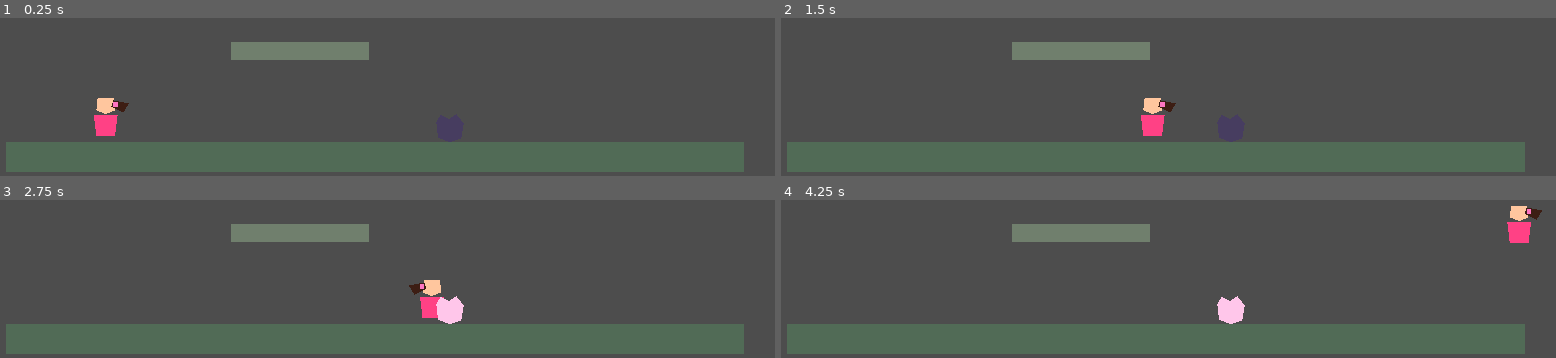
Above: before the commit, frames 1-4 (two rows, left to right).
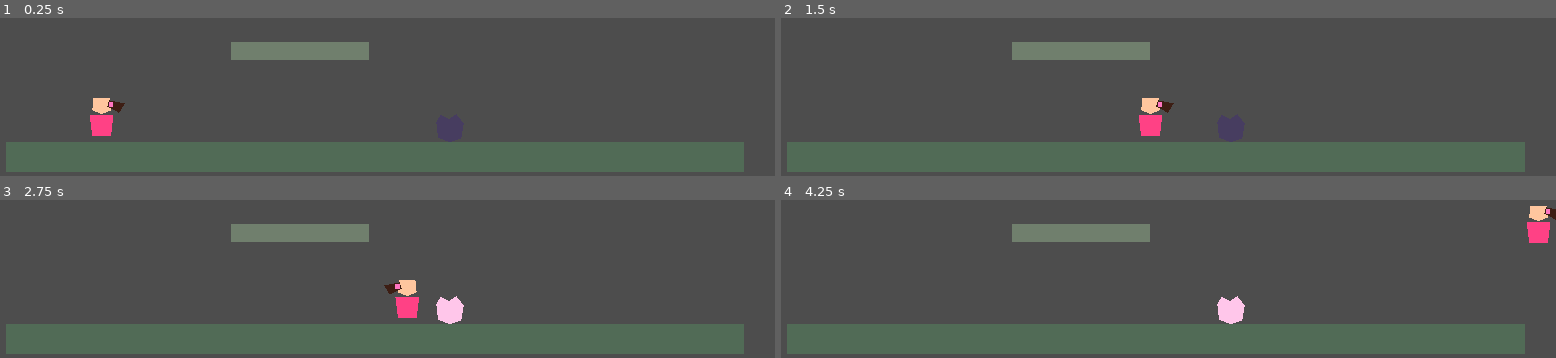
Above: after the commit, the same moments.

Repository: MarcosGiannini/ines-game
Game: Godot game, scene res://scenes/test/MovementTestRoom.tscn
The game is run twice, just before and just after one commit, with the same random seed, the same clock (stepped at 60 frames per second) and the same inputs.
Inputs:
- Up to frame 1 (0.25 s): no input
- Up to frame 2 (1.5 s): hold D (move_right) from 0.53 s (still down); tap Space (jump) at 0.77 s
- Up to frame 3 (2.75 s): tap Space (jump) at 1.52 s; release D (move_right) at 2.03 s; hold A (move_left) from 2.03 s (still down)
- Up to frame 4 (4.25 s): release A (move_left) at 2.78 s; hold D (move_right) from 2.78 s (still down); tap Space (jump) at 3.02, 3.77 s

The runs differ from the first frame. In frame 1, 0.3% of the frame differs, in the area x 11-17%, y 50-75%; in frame 2, 0.2%; in frame 3, 1.2%, in the area x 49-58%, y 50-75%; in frame 4, 1.1%.

Commit message:
Save phase 2 movement polish and personal PC guide

Diff:
--- a/scripts/player/player_movement.gd
+++ b/scripts/player/player_movement.gd
@@ -1,11 +1,11 @@
 class_name PlayerMovement
 extends RefCounted
 
-var max_speed: float = 430.0
-var acceleration: float = 2800.0
-var air_acceleration: float = 1900.0
-var minimum_flow_speed: float = 130.0
-var turn_boost: float = 1.2
+var max_speed: float = 460.0
+var acceleration: float = 3600.0
+var air_acceleration: float = 2400.0
+var minimum_flow_speed: float = 95.0
+var turn_boost: float = 1.45
 
 func apply_horizontal_velocity(
 	velocity: Vector2,
Not shown, changed: AI_WORKFLOW.md
Not shown, changed: GAME_FEEL_LOG.md
Not shown, added: GUIA_PC_PERSONAL.md
Not shown, changed: README.md
Not shown, changed: REHYDRATION_PROTOCOL.md
Not shown, changed: TESTING_STRATEGY.md
